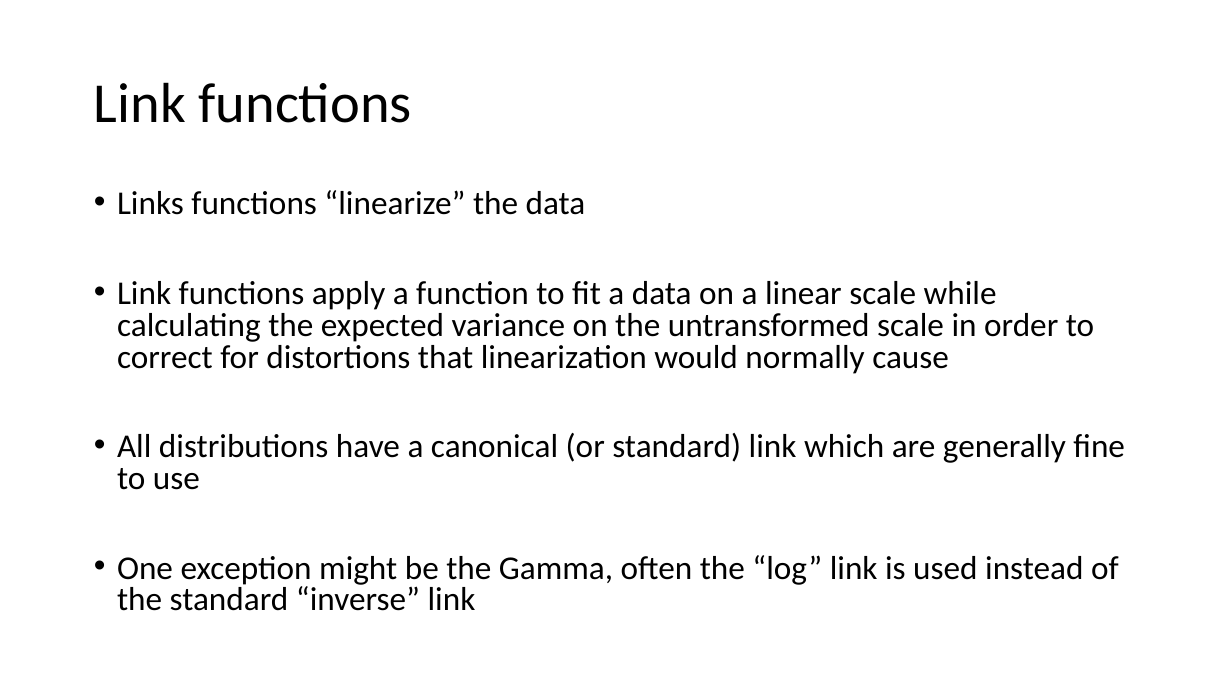
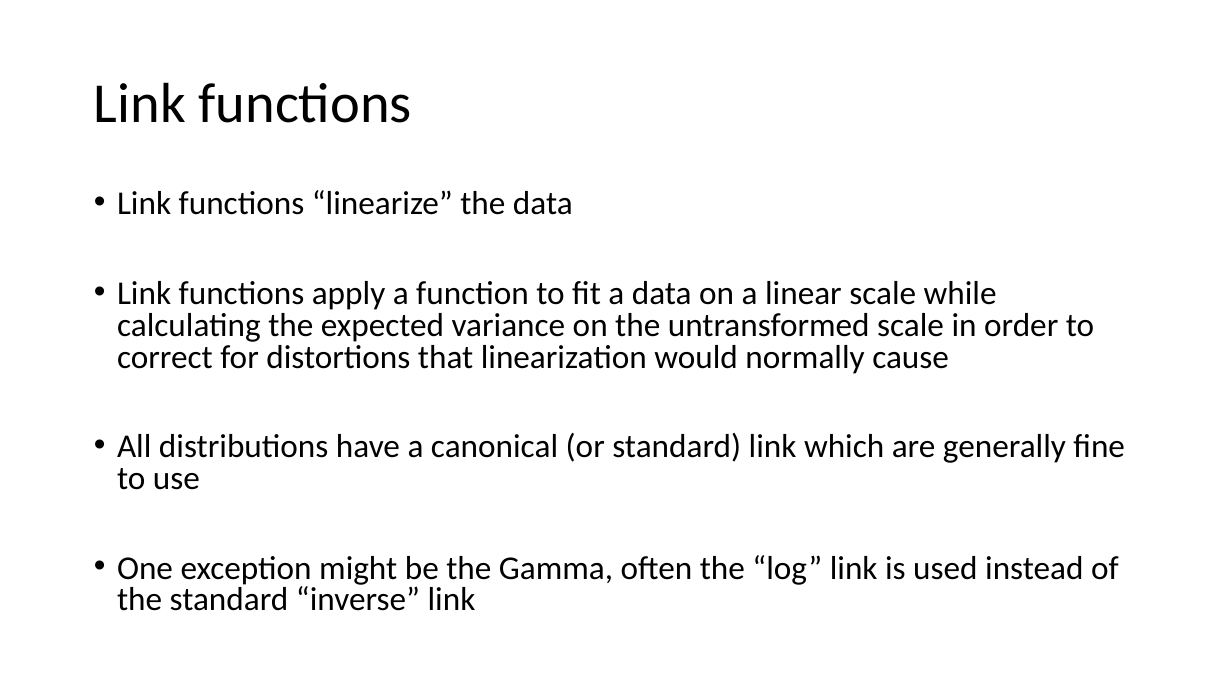
Before and after one commit to VTQuantMethodsEEB/klangwig, a slide deck: slide 20 of lectures/week_10_glms/le10_glms.pptx. Drawn at 1232x693 pixels with LibreOffice and Linux fonts; fonts in the diff are those of the drawing. Boxes give left, top, right and bottom in pixels: in the first picture for what was removed or moved away, otherwise in the second. Text is boxed around its words. In the diff, an @@ line names an element or a change of style, - is before the commit and + after.

```diff
--- a/lectures/week_10_glms/le10_glms.pptx
+++ b/lectures/week_10_glms/le10_glms.pptx
@@ text at bbox=[117, 190, 573, 215]: text changed @@
-• Links functions “linearize” the data
+• Link functions “linearize” the data
```
Also in this commit, not shown: 6 other slides changed, 5 other files.
